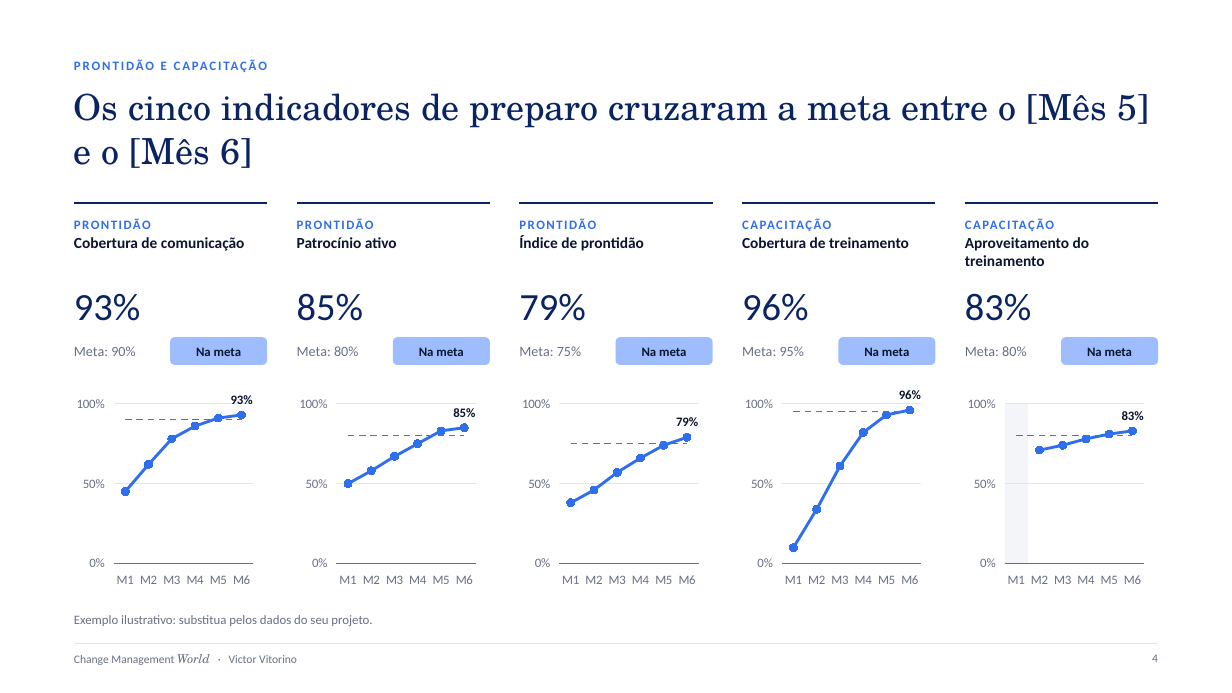
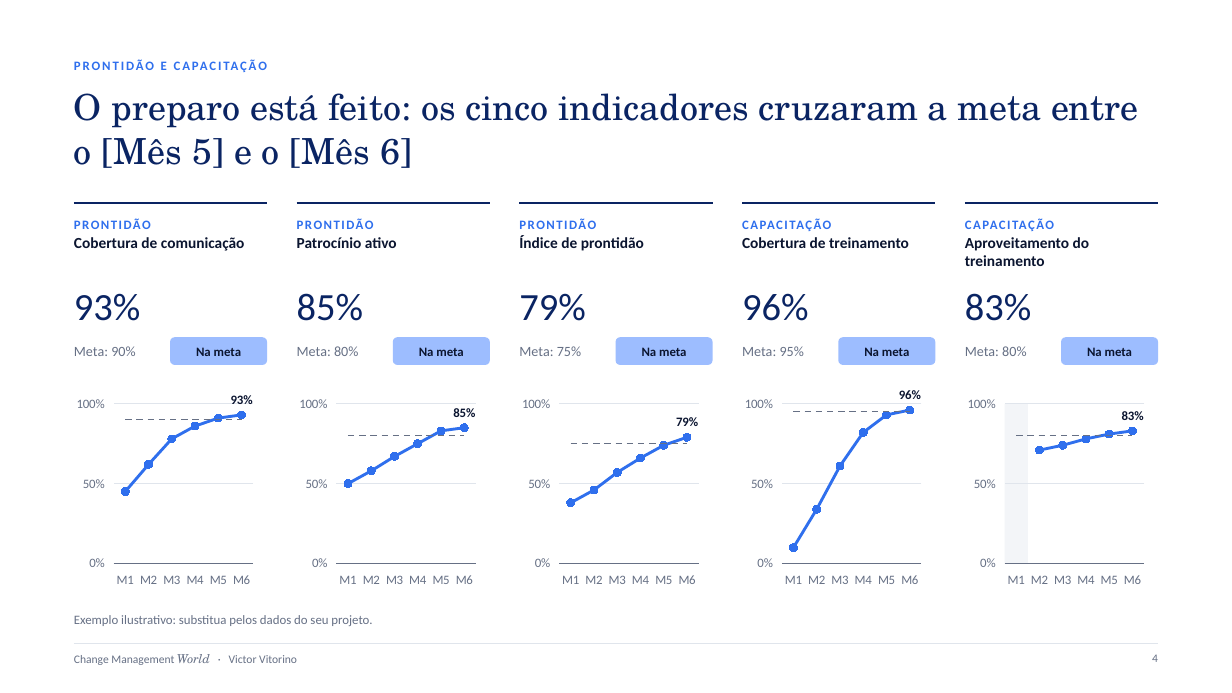
Before and after one commit to VictorVitorino/finaldoanovideo, a slide deck: slide 4 of blog/assets/modelos/painel-de-indicadores-da-mudanca.pptx. Drawn at 1232x693 pixels with LibreOffice and Linux fonts; fonts in the diff are those of the drawing. Boxes give left, top, right and bottom in pixels: in the first picture for what was removed or moved away, otherwise in the second. Text is boxed around its words. In the diff, an @@ line names an element or a change of style, - is before the commit and + after.

```diff
--- a/blog/assets/modelos/painel-de-indicadores-da-mudanca.pptx
+++ b/blog/assets/modelos/painel-de-indicadores-da-mudanca.pptx
@@ title at (x1=74, y1=93, x2=1139, y2=168): text changed @@
-Os cinco indicadores de preparo cruzaram a meta entre o [Mês 5] e o [Mês 6]
+O preparo está feito: os cinco indicadores cruzaram a meta entre o [Mês 5] e o [Mês 6]
```
Also in this commit, not shown: 5 other slides changed, 9 other files.
